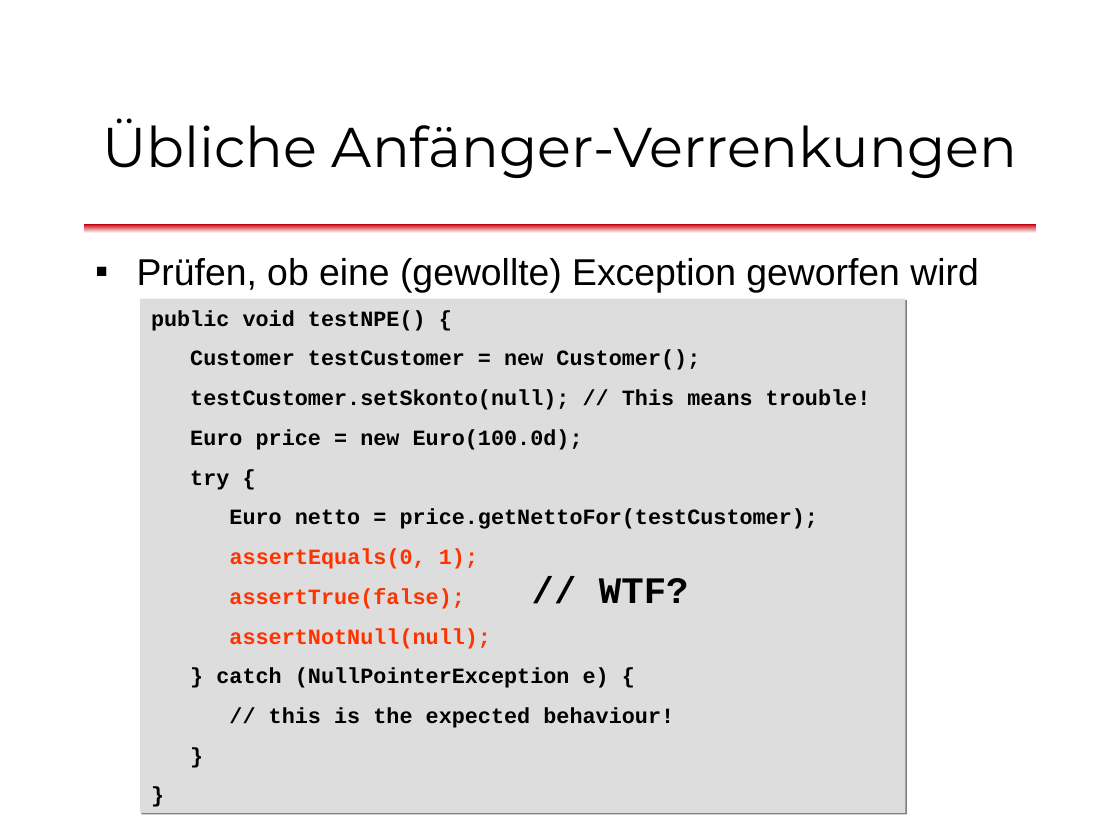
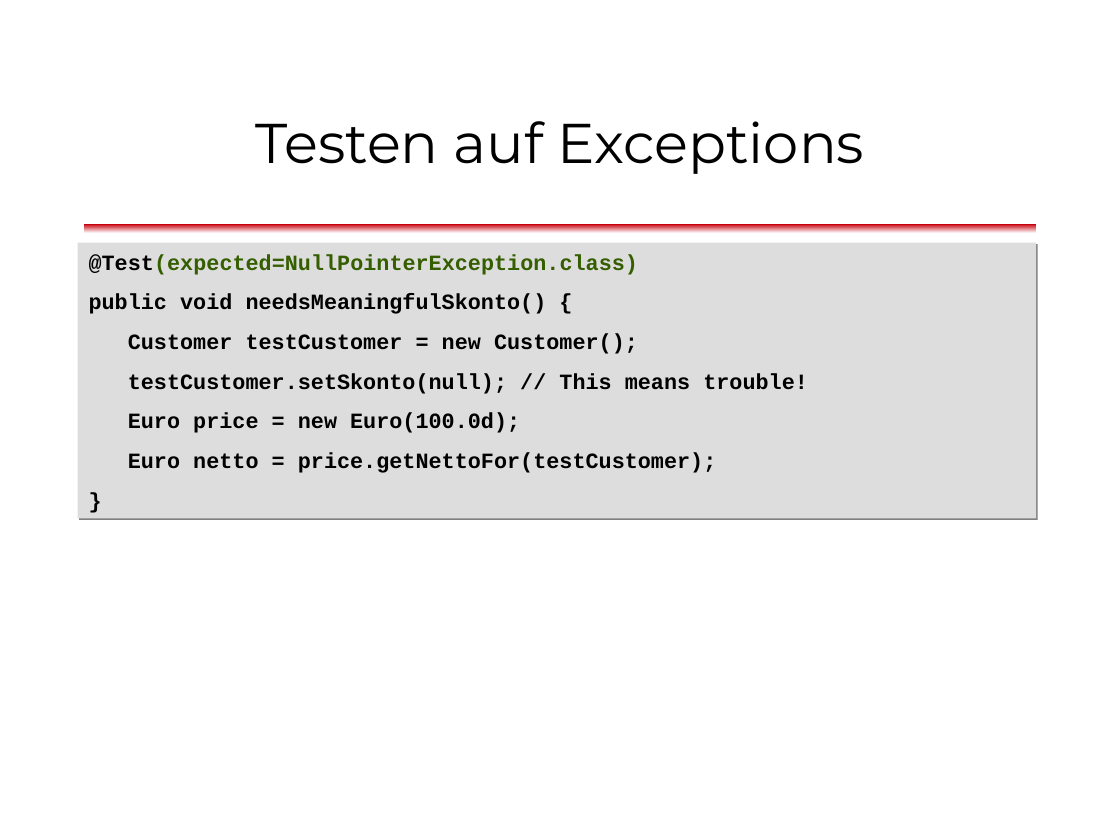
Before and after one commit to dlindner/vorlesung-se2-dhbw, a slide deck: slide 34 of added_2013/Unit Tests mit JUnit (2013).odp. Drawn at 1120x840 pixels with LibreOffice and Linux fonts; fonts in the diff are those of the drawing; background and template pictures are left out. Boxes give left, top, right and bottom in pixels: in the first picture for what was removed or moved away, otherwise in the second. Text is boxed around its words. In the diff, an @@ line names an element or a change of style, - is before the commit and + after.

```diff
--- a/added_2013/Unit Tests mit JUnit (2013).odp
+++ b/added_2013/Unit Tests mit JUnit (2013).odp
@@ title removed at bbox=[102, 118, 1018, 178] @@
-Übliche Anfänger-Verrenkungen
@@ title added at bbox=[255, 121, 864, 174], 36 pt, text #000000 @@
+Testen auf Exceptions
@@ text in rectangle at bbox=[77, 243, 1036, 519]: paragraph removed @@
-}
@@ rectangle "@Test(expected=NullPointerException.class)": place and size @@
-rectangle "@Test(expected=NullPointerException.class)" at bbox=[140, 299, 905, 813]
+rectangle "@Test(expected=NullPointerException.class)" at bbox=[77, 243, 1036, 519]
@@ text in rectangle at bbox=[89, 254, 638, 314]: text changed @@
-public void testNPE() {
+@Test(expected=NullPointerException.class)
+public void needsMeaningfulSkonto() {
@@ text removed at bbox=[137, 258, 978, 293] @@
-▪ Prüfen, ob eine (gewollte) Exception geworfen wird
@@ text in rectangle at bbox=[190, 470, 229, 490]: paragraph removed @@
-try {
@@ text in rectangle at bbox=[216, 548, 674, 728]: paragraphs removed @@
-assertEquals(0, 1);
-assertTrue(false);
-assertNotNull(null);
-} catch (NullPointerException e) {
-// this is the expected behaviour!
@@ text removed at bbox=[599, 578, 689, 603] @@
-// WTF?
```
Also in this commit, not shown: 4 other slides changed, 8 slides added, 10 slides removed.
